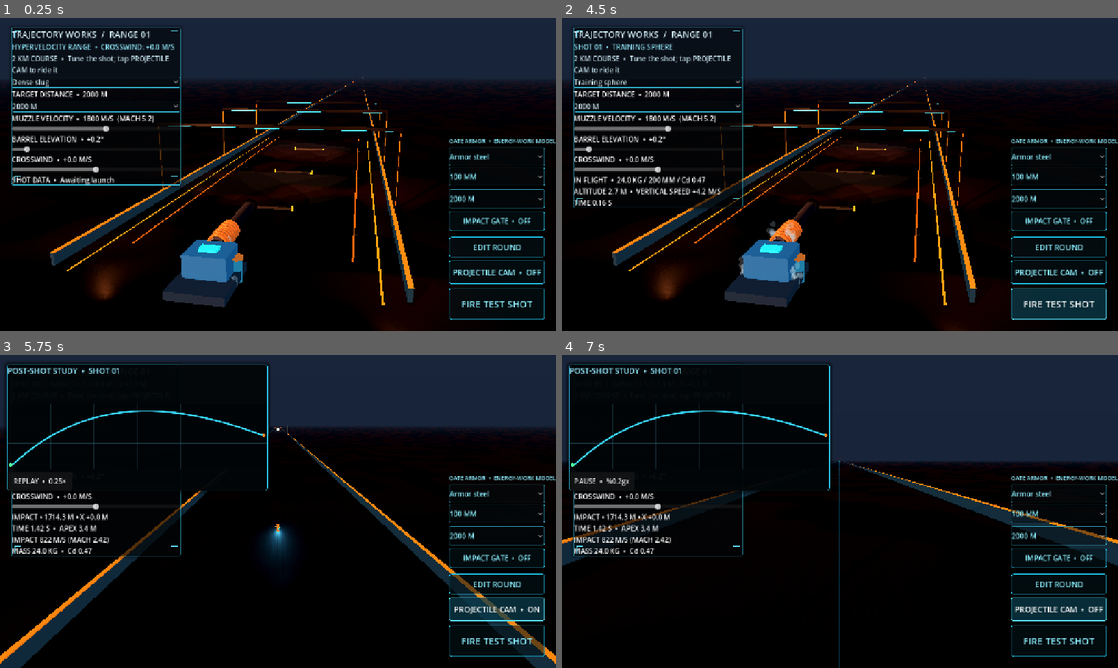
Above: before the commit, frames 1-4 (two rows, left to right).
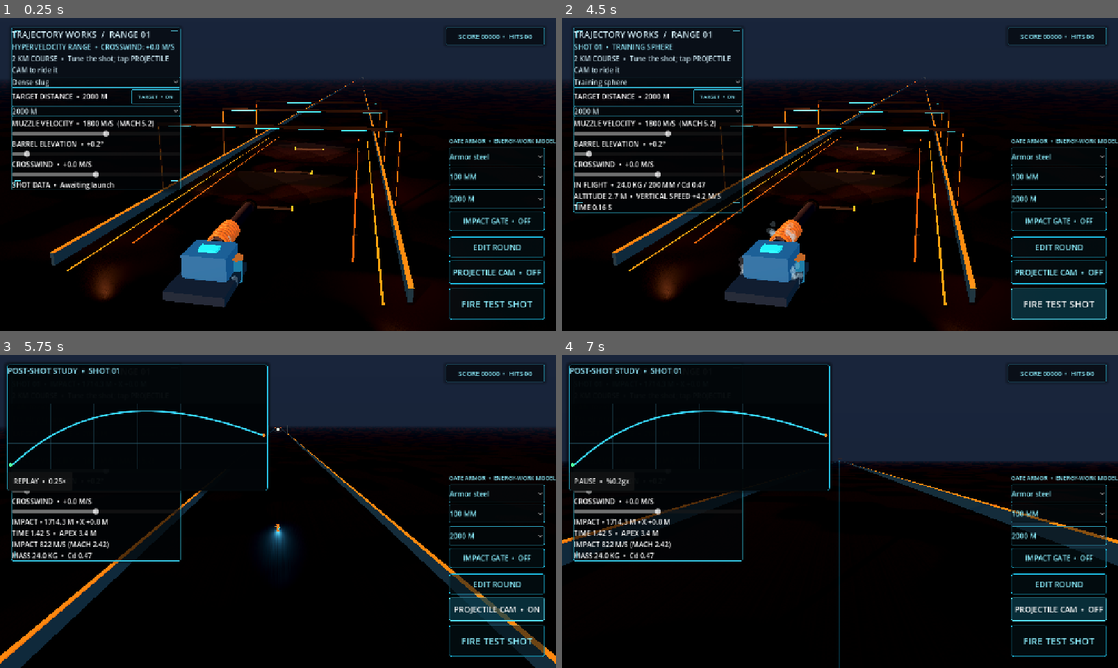
Above: after the commit, the same moments.

Repository: tpylman90-ctrl/Trajectory-Works
Game: Godot game, scene res://scenes/range.tscn
Two runs of this game, one before a commit and one after it. Both use one fixed random seed, a clock stepped at 60 frames per second and the inputs below.
Inputs (mouse positions are in pixels of both pictures, inside the frame that each line leads up to):
- Up to frame 1 (0.25 s): no input
- Up to frame 2 (4.5 s): click (717, 96) at 0.5 s, where only the run after the commit has a clickable "TARGET • ON"; click (717, 96) at 1.25 s, where only the run after the commit has a clickable "TARGET • OFF"; click "Dense slug" at 2 s; click "2000 M" at 2.75 s; click "Training sphere" at 3.5 s; click "FIRE TEST SHOT" at 4.25 s
- Up to frame 3 (5.75 s): click "PROJECTILE CAM • OFF" at 5 s
- Up to frame 4 (7 s): click "REPLAY • 0.25×" at 5.75 s; click "PROJECTILE CAM • ON" at 6.5 s

The runs differ from the first frame. In frame 1, 4.5% of the frame differs, in the area x 2-98%, y 2-56%; in frame 2, 5.4%, in the area x 2-98%, y 2-64%; in frame 3, 3.2%; in frame 4, 3.2%.
Error before the commit: unsupported format character in operator '%'. (res://scripts/range.gd:769)
Error after the commit: unsupported format character in operator '%'. (res://scripts/range.gd:777)

Commit message:
Add target toggle and accuracy scoring

Diff:
--- a/scripts/range.gd
+++ b/scripts/range.gd
@@ -60,7 +60,13 @@
 var wind_slider: HSlider
 var target_distance_picker: OptionButton
 var target_distance_label: Label
+var target_toggle_button: Button
+var target_score_label: Label
+var target_enabled := true
+var target_score := 0
+var target_hits := 0
 var active_target: Node3D
+var active_target_collision: CollisionShape3D
 var target_distance_m := 2000
 var collision_gate_distance_picker: OptionButton
 var collision_gate_material_picker: OptionButton
@@ -436,6 +442,8 @@
 	_build_collision_test_gates()
 	# Keep one selectable target on the lane so the player can place it beyond a long shot.
 	active_target = _add_target(Vector3(0.0, 3.2, -float(target_distance_m)), 2.5)
+	active_target_collision = active_target.get_meta("target_hit_collision") as CollisionShape3D
+	_update_target_state()
 
 
 func _build_collision_test_gates() -> void:
@@ -1117,8 +1125,21 @@
 		projectile_picker.select(PROJECTILE_TYPES.size())
 	projectile_picker.item_selected.connect(_on_projectile_preset_selected)
 	stack.add_child(projectile_picker)
+	var target_row := HBoxContainer.new()
+	target_row.add_theme_constant_override("separation", 6)
+	stack.add_child(target_row)
 	target_distance_label = Label.new()
-	stack.add_child(target_distance_label)
+	target_distance_label.size_flags_horizontal = Control.SIZE_EXPAND_FILL
+	target_row.add_child(target_distance_label)
+	target_toggle_button = Button.new()
+	target_toggle_button.text = "TARGET  •  ON"
+	target_toggle_button.custom_minimum_size = Vector2(112.0, 34.0)
+	target_toggle_button.add_theme_font_size_override("font_size", 12)
+	target_toggle_button.add_theme_stylebox_override("normal", selector_style)
+	target_toggle_button.add_theme_stylebox_override("hover", selector_style)
+	target_toggle_button.add_theme_color_override("font_color", Color(0.55, 0.94, 1.0))
+	target_toggle_button.pressed.connect(_toggle_target)
+	target_row.add_child(target_toggle_button)
 	target_distance_picker = OptionButton.new()
 	target_distance_picker.add_theme_stylebox_override("normal", selector_style)
 	target_distance_picker.add_theme_stylebox_override("hover", selector_style)
@@ -1137,6 +1158,23 @@
 	target_distance_picker.item_selected.connect(_on_target_distance_selected)
 	stack.add_child(target_distance_picker)
 	_on_target_distance_selected(target_distance_picker.selected)
+	var score_panel := PanelContainer.new()
+	score_panel.anchor_left = 1.0
+	score_panel.anchor_top = 0.0
+	score_panel.anchor_right = 1.0
+	score_panel.anchor_bottom = 0.0
+	score_panel.offset_left = -254.0
+	score_panel.offset_top = 22.0
+	score_panel.offset_right = -26.0
+	score_panel.offset_bottom = 62.0
+	score_panel.add_theme_stylebox_override("panel", glass)
+	layer.add_child(score_panel)
+	target_score_label = Label.new()
+	target_score_label.horizontal_alignment = HORIZONTAL_ALIGNMENT_CENTER
+	target_score_label.add_theme_font_size_override("font_size", 15)
+	target_score_label.add_theme_color_override("font_color", Color(0.55, 0.94, 1.0))
+	score_panel.add_child(target_score_label)
+	_update_target_score_display()
 	speed_value_label = Label.new()
 	stack.add_child(speed_value_label)
 	speed_slider = HSlider.new()
@@ -2273,6 +2311,41 @@
 	camera.look_at(projectile.global_position + view_forward * 35.0, camera_up)
 
 
+func _toggle_target() -> void:
+	target_enabled = not target_enabled
+	_update_target_state()
+
+
+func _update_target_state() -> void:
+	if is_instance_valid(active_target):
+		active_target.visible = target_enabled
+	if is_instance_valid(active_target_collision):
+		active_target_collision.set_deferred("disabled", not target_enabled)
+	if is_instance_valid(target_toggle_button):
+		target_toggle_button.text = "TARGET  •  ON" if target_enabled else "TARGET  •  OFF"
+		target_toggle_button.add_theme_color_override("font_color", Color(0.55, 0.94, 1.0) if target_enabled else Color(1.0, 0.58, 0.30))
+
+
+func _update_target_score_display() -> void:
+	if is_instance_valid(target_score_label):
+		target_score_label.text = "SCORE %05d  •  HITS %02d" % [target_score, target_hits]
+
+
+func _score_target_hit(projectile: RigidBody3D) -> int:
+	if not is_instance_valid(active_target):
+		return 10
+	var local_hit := active_target.to_local(projectile.global_position)
+	var radial_offset := Vector2(local_hit.x, local_hit.y).length()
+	var radius := 2.5
+	if radial_offset <= radius * 0.15:
+		return 100
+	if radial_offset <= radius * 0.40:
+		return 50
+	if radial_offset <= radius * 0.76:
+		return 25
+	return 10
+
+
 func _on_target_distance_selected(index: int) -> void:
 	if not is_instance_valid(target_distance_picker):
 		return
@@ -2281,6 +2354,7 @@
 		target_distance_label.text = "TARGET DISTANCE  •  %d M" % target_distance_m
 	if is_instance_valid(active_target):
 		active_target.position = Vector3(0.0, 3.2, -float(target_distance_m))
+	_update_target_state()
 
 
 func _on_speed_changed(value: float) -> void:
@@ -2819,7 +2893,11 @@
 				float(gate_calculation.penetration_mm), float(gate_calculation.thickness_mm) / maxf(absf(projectile.linear_velocity.normalized().dot(Vector3.FORWARD)), 0.15)
 			]
 	elif body.is_in_group("range_targets"):
-		result = "TARGET HIT • %0.1f M • X %+0.1f M" % [-displacement.z, displacement.x]
+		var points := _score_target_hit(projectile)
+		target_score += points
+		target_hits += 1
+		_update_target_score_display()
+		result = "TARGET HIT • %d PTS • %0.1f M" % [points, -displacement.z]
 	status_label.text = "SHOT %02d  •  %s" % [shot.number, result]
 	var incoming := projectile.linear_velocity.normalized()
 	var impact_normal := Vector3.UP
@@ -2923,6 +3001,7 @@
 	hit_area.shape = hit_disc
 	hit_area.rotation.x = PI * 0.5
 	target_body.add_child(hit_area)
+	target.set_meta("target_hit_collision", hit_area)
 	target.add_child(target_body)
 	target.position = at
 	# Tall instrument stations stand on cross-braced towers, leaving the firing
